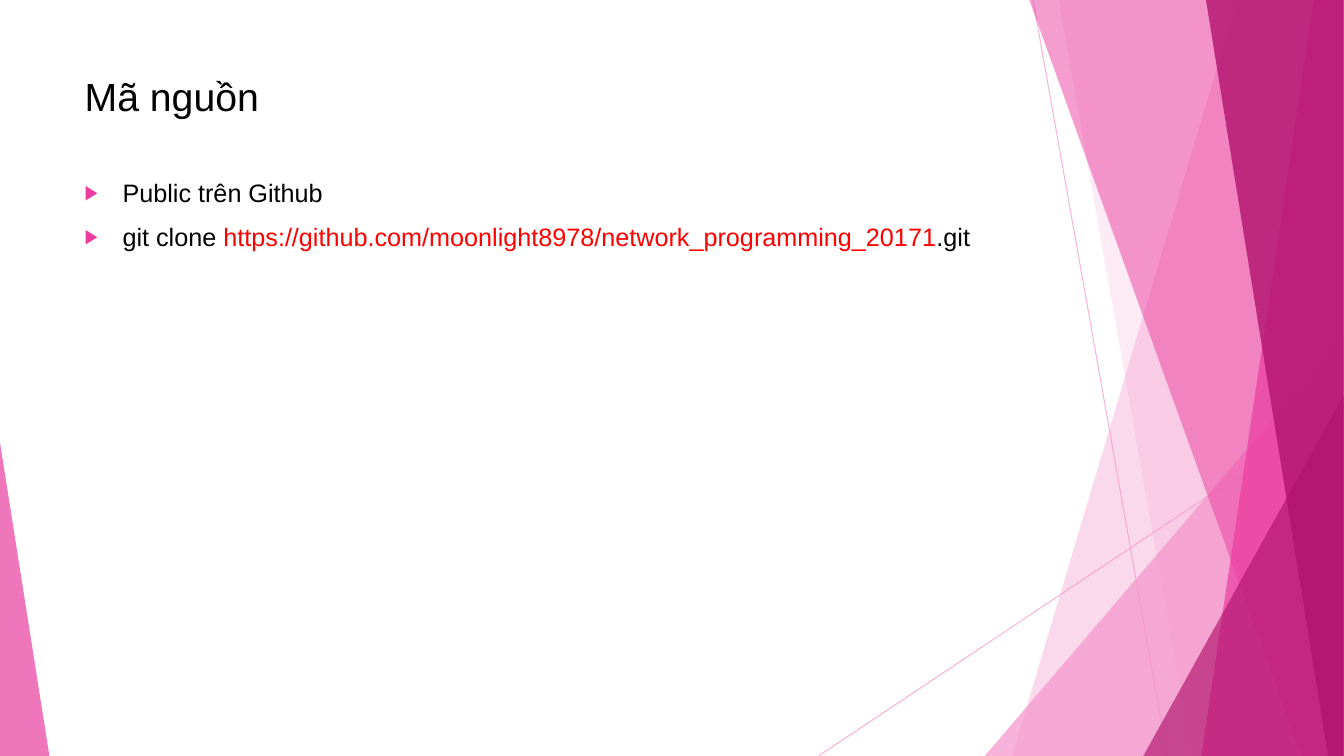
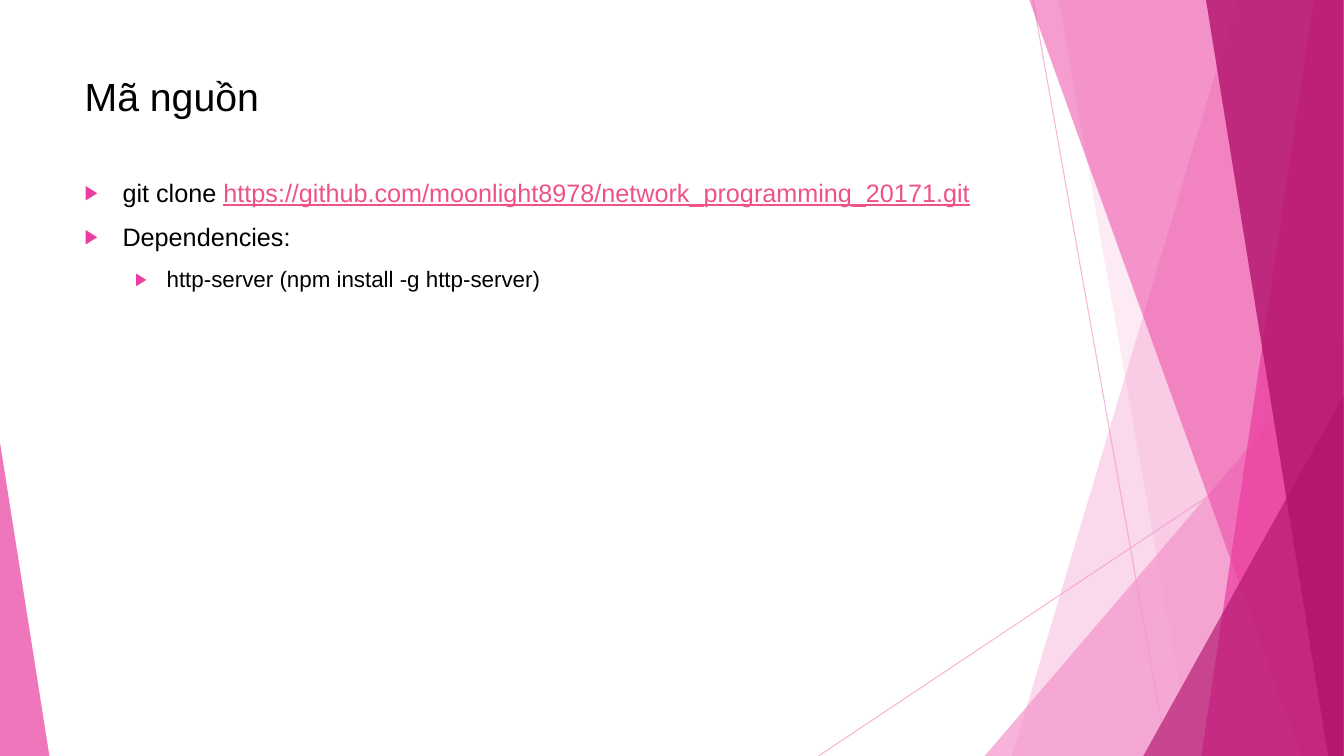
Before and after one commit to moonlight8978/network_programming_20171, a slide deck: slide 13 of FINAL_REPORT.pptx. Drawn at 1344x756 pixels with LibreOffice and Linux fonts; fonts in the diff are those of the drawing. Boxes give left, top, right and bottom in pixels: in the first picture for what was removed or moved away, otherwise in the second. Text is boxed around its words. In the diff, an @@ line names an element or a change of style, - is before the commit and + after.

```diff
--- a/FINAL_REPORT.pptx
+++ b/FINAL_REPORT.pptx
@@ text at bbox=[123, 183, 322, 203]: paragraph removed @@
-▶ Public trên Github
@@ text at bbox=[123, 183, 969, 207]: text colour #FF0000 to #EF5285, text colour #000000 to #EF5285, underline on in "https://github.com/moonlight8978/network_programming_20171.g ..." @@
@@ text at bbox=[123, 227, 540, 292]: paragraphs added @@
+▶ Dependencies:
+  ▶ http-server (npm install -g http-server)
```
Also in this commit, not shown: 2 other slides changed.
